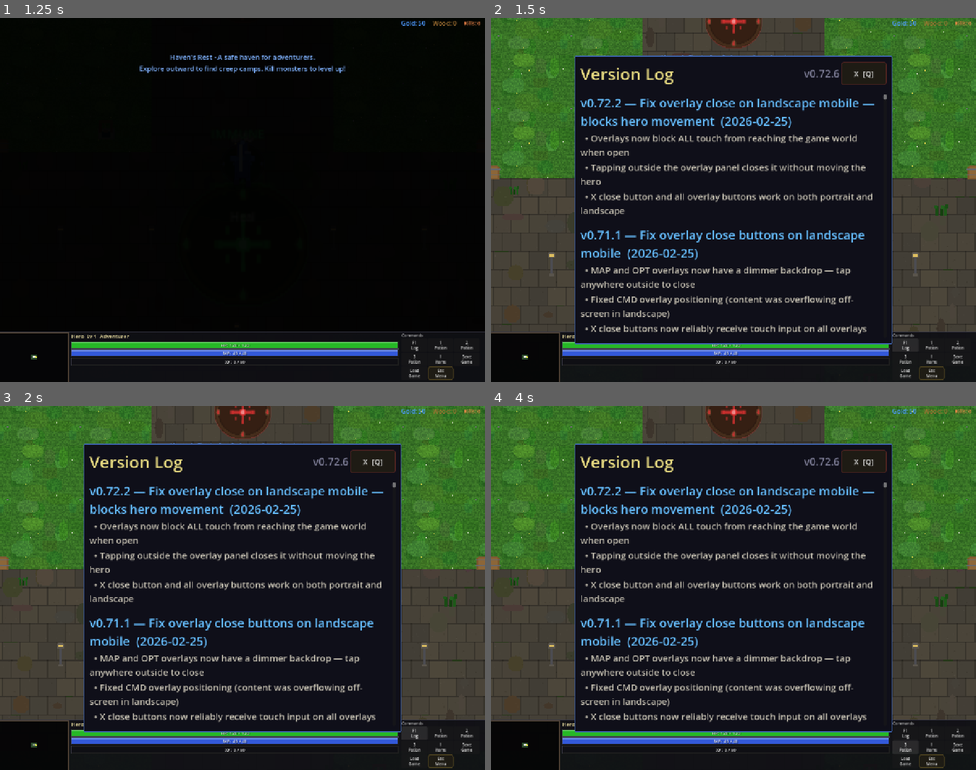
Above: before the commit, frames 1-4 (two rows, left to right).
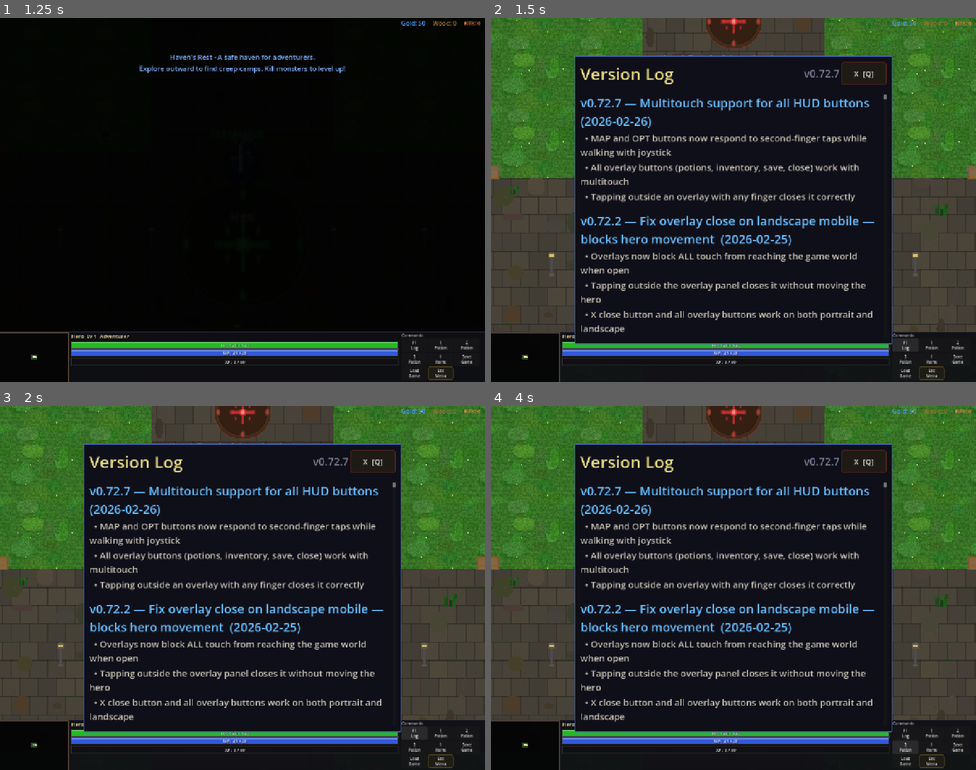
Above: after the commit, the same moments.

Repository: slxny/legends-open-rpg
Game: Godot game, scene res://scenes/main.tscn
Two runs of this game, one before a commit and one after it. Both use one fixed random seed, a clock stepped at 60 frames per second and the inputs below.
Inputs (mouse positions are in pixels of both pictures, inside the frame that each line leads up to):
- Up to frame 1 (1.25 s): tap Enter at 0.5 s; move the mouse to (218, 272) at 0.52 s; hold W (move_up) from 0.53 s (still down); hold Space (attack) from 0.53 s (still down); click (218, 272) at 0.67 s
- Up to frame 2 (1.5 s): release W (move_up) at 1.25 s; release Space (attack) at 1.25 s; click "F1 Log" at 1.25 s
- Up to frame 3 (2 s): no input
- Up to frame 4 (4 s): click "1 Potion" at 2 s; click "2 Potion" at 2.75 s; click "3 Potion" at 3.5 s

Frame 1 is identical in both runs. In frame 2, 9.2% of the frame differs, in the area x 18-79%, y 14-87%; in frame 3, 9.2%; in frame 4, 9.2%.
Error in both runs: Invalid assignment of property or key '_mobile_potion_btns' with value of type 'Array' on a base object of type 'CharacterBody2D (player.gd)'. (res://scenes/ui…

Commit message:
Multitouch support for all HUD buttons on mobile (v0.72.7)
MAP/OPT bottom-bar buttons and all overlay buttons now respond to
second-finger taps while another finger controls the joystick.
Uses manual InputEventScreenTouch detection with recursive button
hit-testing, same pattern as player ATK/potion multitouch.

Co-Authored-By: Claude Opus 4.6 <noreply@anthropic.com>

Diff:
--- a/scenes/ui/changelog_dialog.gd
+++ b/scenes/ui/changelog_dialog.gd
@@ -9,9 +9,19 @@
 var _is_visible: bool = false
 var _is_mobile: bool = false
 
-const GAME_VERSION := "v0.72.6"
+const GAME_VERSION := "v0.72.7"
 
 const CHANGELOG: Array[Dictionary] = [
+	{
+		"version": "v0.72.7",
+		"title": "Multitouch support for all HUD buttons",
+		"date": "2026-02-26",
+		"entries": [
+			"MAP and OPT buttons now respond to second-finger taps while walking with joystick",
+			"All overlay buttons (potions, inventory, save, close) work with multitouch",
+			"Tapping outside an overlay with any finger closes it correctly",
+		]
+	},
 	{
 		"version": "v0.72.2",
 		"title": "Fix overlay close on landscape mobile — blocks hero movement",
--- a/scenes/ui/hud.gd
+++ b/scenes/ui/hud.gd
@@ -56,6 +56,8 @@
 var _map_overlay_visible: bool = false
 var _map_overlay_vbox: VBoxContainer = null  # Overlay content container for reparenting minimap
 var _minimap_home: PanelContainer = null  # Bottom-bar container that holds minimap when overlay is closed
+var _opt_btn: Button = null  # OPT button ref for multitouch
+var _map_tap_btn: Button = null  # MAP tap button ref for multitouch
 
 func _ready() -> void:
 	_detect_mobile()
@@ -142,29 +144,29 @@
 		minimap.mouse_filter = Control.MOUSE_FILTER_IGNORE  # Let taps pass through to parent
 		_minimap_home.add_child(minimap)
 		# Make the panel clickable — use a transparent Button overlay for reliable touch
-		var map_tap_btn = Button.new()
-		map_tap_btn.flat = true
-		map_tap_btn.mouse_filter = Control.MOUSE_FILTER_STOP
-		map_tap_btn.size_flags_horizontal = Control.SIZE_EXPAND_FILL
-		map_tap_btn.size_flags_vertical = Control.SIZE_EXPAND_FILL
-		map_tap_btn.self_modulate = Color(1, 1, 1, 0)  # Invisible
-		map_tap_btn.pressed.connect(_toggle_map_overlay)
-		_minimap_home.add_child(map_tap_btn)
+		_map_tap_btn = Button.new()
+		_map_tap_btn.flat = true
+		_map_tap_btn.mouse_filter = Control.MOUSE_FILTER_STOP
+		_map_tap_btn.size_flags_horizontal = Control.SIZE_EXPAND_FILL
+		_map_tap_btn.size_flags_vertical = Control.SIZE_EXPAND_FILL
+		_map_tap_btn.self_modulate = Color(1, 1, 1, 0)  # Invisible
+		_map_tap_btn.pressed.connect(_toggle_map_overlay)
+		_minimap_home.add_child(_map_tap_btn)
 		bottom_hbox.add_child(_minimap_home)
 		bottom_hbox.move_child(_minimap_home, 0)  # Move to leftmost position
 
 		# OPT button — wide, right of bars
-		var opt_btn = Button.new()
-		opt_btn.text = "OPT"
-		opt_btn.custom_minimum_size = Vector2(btn_w, 0)
-		opt_btn.size_flags_vertical = Control.SIZE_EXPAND_FILL
-		opt_btn.add_theme_font_size_override("font_size", 28)
-		opt_btn.add_theme_color_override("font_color", Color(1.0, 0.85, 0.3))
-		opt_btn.add_theme_stylebox_override("normal", btn_style_normal.duplicate())
-		opt_btn.add_theme_stylebox_override("pressed", btn_style_pressed.duplicate())
-		opt_btn.add_theme_stylebox_override("hover", btn_style_normal.duplicate())
-		opt_btn.pressed.connect(_toggle_cmd_overlay)
-		bottom_hbox.add_child(opt_btn)
+		_opt_btn = Button.new()
+		_opt_btn.text = "OPT"
+		_opt_btn.custom_minimum_size = Vector2(btn_w, 0)
+		_opt_btn.size_flags_vertical = Control.SIZE_EXPAND_FILL
+		_opt_btn.add_theme_font_size_override("font_size", 28)
+		_opt_btn.add_theme_color_override("font_color", Color(1.0, 0.85, 0.3))
+		_opt_btn.add_theme_stylebox_override("normal", btn_style_normal.duplicate())
+		_opt_btn.add_theme_stylebox_override("pressed", btn_style_pressed.duplicate())
+		_opt_btn.add_theme_stylebox_override("hover", btn_style_normal.duplicate())
+		_opt_btn.pressed.connect(_toggle_cmd_overlay)
+		bottom_hbox.add_child(_opt_btn)
 
 		# Build overlays (hidden by default)
 		_build_cmd_overlay()
@@ -213,29 +215,29 @@
 	minimap.mouse_filter = Control.MOUSE_FILTER_IGNORE  # Let taps pass through to button
 	_minimap_home.add_child(minimap)
 	# Use a transparent Button overlay for reliable touch on mobile
-	var map_tap_btn = Button.new()
-	map_tap_btn.flat = true
-	map_tap_btn.mouse_filter = Control.MOUSE_FILTER_STOP
-	map_tap_btn.size_flags_horizontal = Control.SIZE_EXPAND_FILL
-	map_tap_btn.size_flags_vertical = Control.SIZE_EXPAND_FILL
-	map_tap_btn.self_modulate = Color(1, 1, 1, 0)
-	map_tap_btn.pressed.connect(_toggle_map_overlay)
-	_minimap_home.add_child(map_tap_btn)
+	_map_tap_btn = Button.new()
+	_map_tap_btn.flat = true
+	_map_tap_btn.mouse_filter = Control.MOUSE_FILTER_STOP
+	_map_tap_btn.size_flags_horizontal = Control.SIZE_EXPAND_FILL
+	_map_tap_btn.size_flags_vertical = Control.SIZE_EXPAND_FILL
+	_map_tap_btn.self_modulate = Color(1, 1, 1, 0)
+	_map_tap_btn.pressed.connect(_toggle_map_overlay)
+	_minimap_home.add_child(_map_tap_btn)
 	bottom_hbox.add_child(_minimap_home)
 	bottom_hbox.move_child(_minimap_home, 0)
 
 	# OPT button — right of bars
-	var opt_btn = Button.new()
-	opt_btn.text = "OPT"
-	opt_btn.custom_minimum_size = Vector2(btn_w, 0)
-	opt_btn.size_flags_vertical = Control.SIZE_EXPAND_FILL
-	opt_btn.add_theme_font_size_override("font_size", 16)
-	opt_btn.add_theme_color_override("font_color", Color(1.0, 0.85, 0.3))
-	opt_btn.add_theme_stylebox_override("normal", btn_style_normal.duplicate())
-	opt_btn.add_theme_stylebox_override("pressed", btn_style_pressed.duplicate())
-	opt_btn.add_theme_stylebox_override("hover", btn_style_normal.duplicate())
-	opt_btn.pressed.connect(_toggle_cmd_overlay)
-	bottom_hbox.add_child(opt_btn)
+	_opt_btn = Button.new()
+	_opt_btn.text = "OPT"
+	_opt_btn.custom_minimum_size = Vector2(btn_w, 0)
+	_opt_btn.size_flags_vertical = Control.SIZE_EXPAND_FILL
+	_opt_btn.add_theme_font_size_override("font_size", 16)
+	_opt_btn.add_theme_color_override("font_color", Color(1.0, 0.85, 0.3))
+	_opt_btn.add_theme_stylebox_override("normal", btn_style_normal.duplicate())
+	_opt_btn.add_theme_stylebox_override("pressed", btn_style_pressed.duplicate())
+	_opt_btn.add_theme_stylebox_override("hover", btn_style_normal.duplicate())
+	_opt_btn.pressed.connect(_toggle_cmd_overlay)
+	bottom_hbox.add_child(_opt_btn)
 
 	# Build overlays (hidden by default)
 	_build_cmd_overlay()
@@ -564,24 +566,68 @@
 	_start_tutorial_hints(hero_data)
 
 func _input(event: InputEvent) -> void:
-	# When an overlay is open, block ALL touch/click from reaching the game world
+	# ── Mobile multitouch handling ──
+	# Godot's Button only responds to the first finger (mouse emulation).
+	# We manually detect all InputEventScreenTouch so a second finger can
+	# tap HUD buttons while another finger controls the joystick / aim.
+	if _is_mobile and event is InputEventScreenTouch and event.pressed:
+		var pos = event.position
+
+		# 1) Bottom-bar buttons: OPT and MAP (always visible when mobile)
+		if _opt_btn and _opt_btn.is_visible_in_tree() and _opt_btn.get_global_rect().has_point(pos):
+			_toggle_cmd_overlay()
+			get_viewport().set_input_as_handled()
+			return
+		if _map_tap_btn and _map_tap_btn.is_visible_in_tree() and _map_tap_btn.get_global_rect().has_point(pos):
+			_toggle_map_overlay()
+			get_viewport().set_input_as_handled()
+			return
+
+		# 2) Open overlay: press buttons inside via multitouch, or close if outside
+		if _cmd_overlay_visible and _cmd_overlay:
+			if _cmd_overlay.get_global_rect().has_point(pos):
+				_press_button_at(_cmd_overlay, pos)
+			else:
+				_toggle_cmd_overlay()
+			get_viewport().set_input_as_handled()
+			return
+		if _map_overlay_visible and _map_overlay:
+			if _map_overlay.get_global_rect().has_point(pos):
+				_press_button_at(_map_overlay, pos)
+			else:
+				_toggle_map_overlay()
+			get_viewport().set_input_as_handled()
+			return
+
+		# No overlay open and tap not on MAP/OPT — let event pass to game world
+		return
+
+	# ── Desktop / first-finger fallback: close overlay on outside click ──
 	if not _cmd_overlay_visible and not _map_overlay_visible:
 		return
 	var is_touch = (event is InputEventMouseButton and event.pressed) or (event is InputEventScreenTouch and event.pressed)
 	if not is_touch:
 		return
 	var pos = event.position
-	# If tap is inside the overlay panel, let the buttons handle it
 	if _cmd_overlay_visible and _cmd_overlay and _cmd_overlay.get_global_rect().has_point(pos):
 		return
 	if _map_overlay_visible and _map_overlay and _map_overlay.get_global_rect().has_point(pos):
 		return
-	# Tap is outside the panel — close the overlay and consume the event
 	if _cmd_overlay_visible:
 		_toggle_cmd_overlay()
 	elif _map_overlay_visible:
 		_toggle_map_overlay()
 	get_viewport().set_input_as_handled()
+
+## Recursively find and press the Button under a touch position (for multitouch).
+func _press_button_at(container: Control, pos: Vector2) -> bool:
+	for child in container.get_children():
+		if child is Button and child.is_visible_in_tree() and child.get_global_rect().has_point(pos):
+			child.pressed.emit()
+			return true
+		if child is Control and _press_button_at(child, pos):
+			return true
+	return false
 
 func _unhandled_input(event: InputEvent) -> void:
 	# Also catch any unhandled touch while overlay is open (belt and suspenders)
